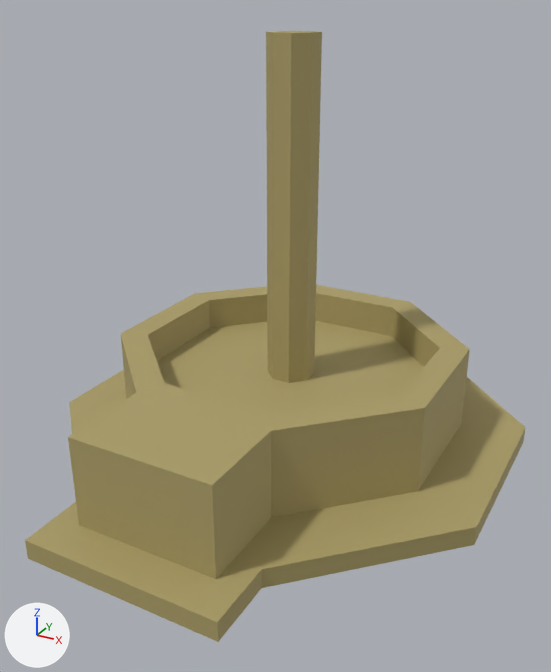
Two versions of the FBX model _data/models/FBX/Brunnen.fbx, one commit apart.
The view is the same before and after, from a 50 mm camera at (0.0385, -0.074, 0.0494) aimed at (0.0015, -0.0066, 0.0158). Lighting does not change. The marker at lower left points along +X, +Y and +Z. Where no turn or scale is listed for an object, it has been applied to the vertices.

In view in the first picture: 'Brunnen'.
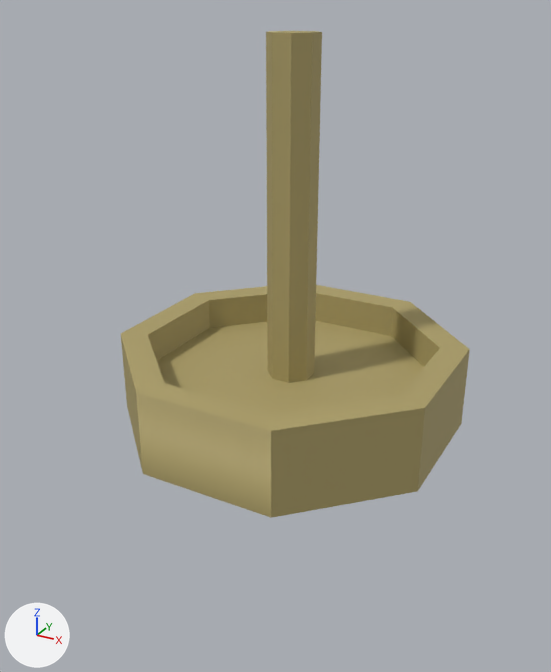
Location of each change, [x1, y1, x2, y2] in pixels of the pictures (551 x 672 px):
```json
{"object": "Brunnen", "change": "reshaped", "before": [25, 31, 525, 642], "after": [121, 31, 470, 518], "on screen": "30% narrower, 20% shorter"}
{"part": 1, "of": "me_brunnen", "change": "cut back", "before": [25, 370, 525, 642], "after": [136, 393, 271, 517]}
```

The change, as JSON lines over the scene's bpy script:
```json
{"block": "me_brunnen", "where": "# used by ob_brunnen; location = (0.0, 0.0, 0.0)"}
{"op": "remove", "block": "me_brunnen", "code": "me_brunnen.from_pydata(...)  # 72 vertices, 66 faces; spans x -0.0263..0.0263, y -0.0337..0.0263, z 0.0..0.0466"}
{"op": "add", "block": "me_brunnen", "code": "me_brunnen.from_pydata(...)  # 49 vertices, 41 faces; spans x -0.0193..0.0193, y -0.0268..0.0193, z 0.0022..0.0466"}
{"block": "me_brunnen", "change": "me_brunnen part 1"}
{"block": "me_brunnen", "change": "24 vertices are removed from x -0.0263..0.0263, y -0.0337..0.0263, z 0.0..0.0122"}
{"block": "me_brunnen", "change": "26 faces are deleted"}
{"block": "me_brunnen", "change": "1 vertex is added at (0.0049, -0.0268, 0.0068)"}
{"block": "me_brunnen", "change": "1 new face joins them"}
```
